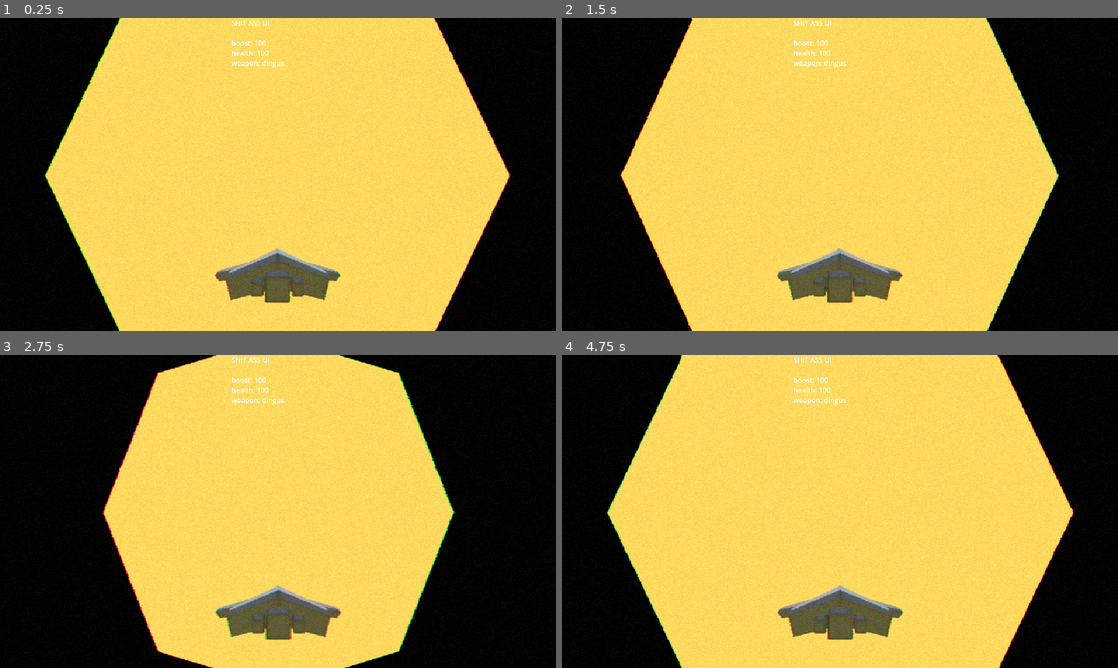
Above: before the commit, frames 1-4 (two rows, left to right).
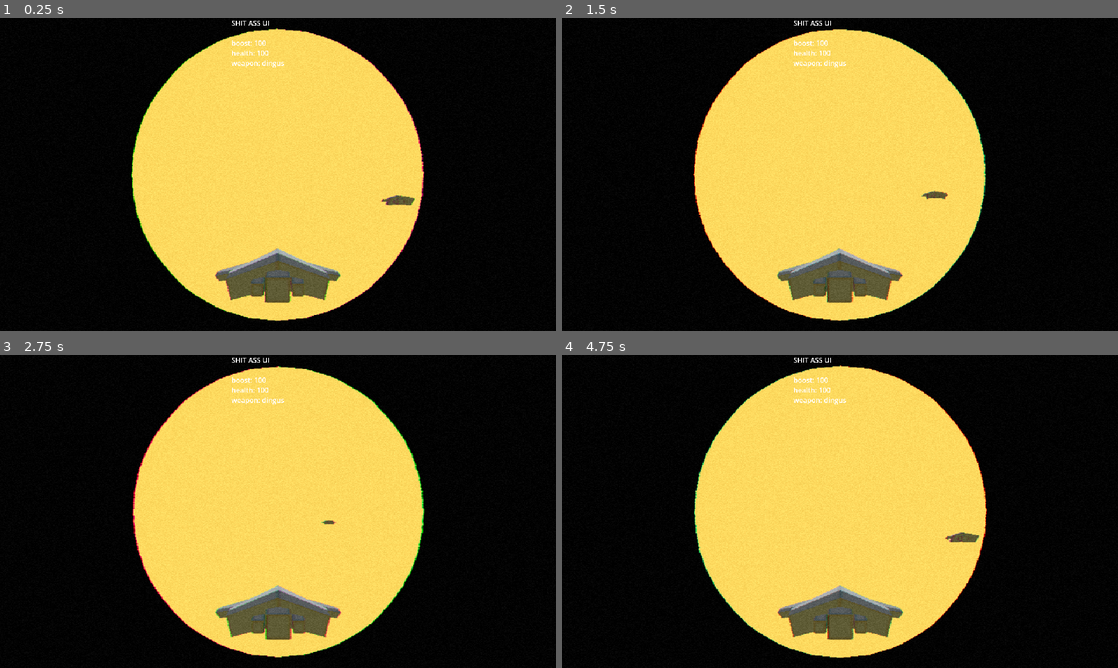
Above: after the commit, the same moments.

Repository: ToasterPanic/space-game-64
Game: Godot game, scene res://scenes/game.tscn
The game is run twice, just before and just after one commit, with the same random seed, the same clock (stepped at 60 frames per second) and the same inputs.
Inputs (mouse positions are in pixels of both pictures, inside the frame that each line leads up to):
- Up to frame 1 (0.25 s): no input
- Up to frame 2 (1.5 s): tap Enter at 0.5 s; move the mouse to (962, 158) at 0.52 s; hold D (move_right) 0.53-1.28 s; tap Alt at 0.6 s; move the mouse to (728, 190) at 1.27 s; hold S (move_backwards) from 1.28 s (still down); tap Shift at 1.35 s
- Up to frame 3 (2.75 s): move the mouse to (333, 442) at 2.02 s; release S (move_backwards) at 2.03 s; hold D (move_right) from 2.03 s (still down); tap Alt at 2.1 s
- Up to frame 4 (4.75 s): move the mouse to (812, 574) at 2.77 s; release D (move_right) at 2.78 s; hold W (move_forward) 2.78-3.53 s; tap Shift at 2.85, 4.35 s; move the mouse to (1006, 558) at 3.52 s; hold A (move_left) from 3.53 s (still down); tap Alt at 3.6 s; move the mouse to (673, 464) at 4.27 s

The runs differ from the first frame. In frame 1, 33% of the frame differs, in the area x 8-92%, y 0-100%; in frame 2, 28%; in frame 3, 14%; in frame 4, 33%.

Commit message:
Other ships test, world scale adjustments

Diff:
--- /dev/null
+++ b/scenes/enemy.tscn
@@ -0,0 +1,25 @@
+[gd_scene format=3 uid="uid://mp08hha7v1bs"]
+
+[ext_resource type="Script" uid="uid://cpp6uk6cxnlcm" path="res://scripts/ship.gd" id="1_5uy6h"]
+[ext_resource type="PackedScene" uid="uid://bsgkqnjb6ic6h" path="res://models/ship.fbx" id="2_c4w8v"]
+[ext_resource type="AudioStream" uid="uid://powqf1q618rs" path="res://sounds/boost.mp3" id="3_xwavj"]
+[ext_resource type="AudioStream" uid="uid://cgde1dap3r4d2" path="res://sounds/collision.mp3" id="4_nenq2"]
+
+[sub_resource type="SphereShape3D" id="SphereShape3D_uwrxv"]
+radius = 5.0
+
+[node name="Enemy" type="RigidBody3D" unique_id=1828576788]
+linear_damp = 4.0
+angular_damp = 16.832
+script = ExtResource("1_5uy6h")
+
+[node name="ship" parent="." unique_id=2080348093 instance=ExtResource("2_c4w8v")]
+
+[node name="CollisionShape3D" type="CollisionShape3D" parent="." unique_id=1285681210]
+shape = SubResource("SphereShape3D_uwrxv")
+
+[node name="Boost" type="AudioStreamPlayer" parent="." unique_id=1924417130]
+stream = ExtResource("3_xwavj")
+
+[node name="Collision" type="AudioStreamPlayer" parent="." unique_id=611897558]
+stream = ExtResource("4_nenq2")
--- a/scenes/game.tscn
+++ b/scenes/game.tscn
@@ -9,6 +9,7 @@
 [ext_resource type="AudioStream" uid="uid://powqf1q618rs" path="res://sounds/boost.mp3" id="5_gee14"]
 [ext_resource type="AudioStream" uid="uid://bvo24lokvih1e" path="res://sounds/boost_finish.mp3" id="6_0tnpc"]
 [ext_resource type="AudioStream" uid="uid://cgde1dap3r4d2" path="res://sounds/collision.mp3" id="7_vtaks"]
+[ext_resource type="PackedScene" uid="uid://mp08hha7v1bs" path="res://scenes/enemy.tscn" id="9_vtaks"]
 
 [sub_resource type="Environment" id="Environment_uwrxv"]
 background_mode = 1
@@ -49,7 +50,7 @@
 environment = SubResource("Environment_uwrxv")
 
 [node name="Player" type="RigidBody3D" parent="." unique_id=698545354]
-transform = Transform3D(1, 0, 0, 0, 1, 0, 0, 0, 1, 0, 0, 4913)
+transform = Transform3D(1, 0, 0, 0, 1, 0, 0, 0, 1, 0, 0, 24000)
 linear_damp = 4.0
 angular_damp = 16.832
 script = ExtResource("3_0tnpc")
@@ -62,7 +63,7 @@
 [node name="Camera" type="Camera3D" parent="Player" unique_id=1916892619]
 transform = Transform3D(1, 0, 0, 0, 1, 0, 0, 0, 1, 0, 8, 12)
 fov = 90.0
-far = 999999.0
+far = 1000000.0
 
 [node name="ship" parent="Player" unique_id=2080348093 instance=ExtResource("4_iywne")]
 
@@ -78,11 +79,18 @@
 [node name="Collision" type="AudioStreamPlayer" parent="Player" unique_id=733125420]
 stream = ExtResource("7_vtaks")
 
-[node name="CSGSphere3D" type="CSGSphere3D" parent="." unique_id=1492795932]
-transform = Transform3D(64, 0, 0, 0, 64, 0, 0, 0, 64, 0, 0, 0)
+[node name="Enemy" parent="." unique_id=1828576788 instance=ExtResource("9_vtaks")]
+transform = Transform3D(1, 0, 0, 0, 1, 0, 0, 0, 1, 32, 0, 23969)
+
+[node name="Sun" type="CSGSphere3D" parent="." unique_id=1492795932]
+transform = Transform3D(256, 0, 0, 0, 256, 0, 0, 0, 256, 0, 0, 0)
 use_collision = true
 radius = 64.0
+radial_segments = 32
+rings = 32
 material = SubResource("StandardMaterial3D_lnu2h")
+
+[node name="Sprite3D" type="Sprite3D" parent="Sun" unique_id=253360212]
 
 [node name="CanvasLayer" type="CanvasLayer" parent="." unique_id=798378190]
 
--- /dev/null
+++ b/scripts/enemy_ship.gd
@@ -0,0 +1,11 @@
+extends "res://scripts/ship_player.gd"
+
+
+# Called when the node enters the scene tree for the first time.
+func _ready() -> void:
+	pass # Replace with function body.
+
+
+# Called every frame. 'delta' is the elapsed time since the previous frame.
+func _process(delta: float) -> void:
+	pass
--- a/scripts/ship.gd
+++ b/scripts/ship.gd
@@ -1,6 +1,6 @@
 extends RigidBody3D
 
-var speed = 512
+var speed = 64
 var boost_speed_multiplier = 2
 
 var controller_camera_sensitivity = 2.2
@@ -12,10 +12,6 @@
 var boosting_last_process = false
 
 func _physics_process(delta: float) -> void:
-	var input_dir := Input.get_vector("ship_left", "ship_right", "move_forward", "move_backwards")
-	move_x = input_dir.x
-	move_y = input_dir.y
-
 	if boosting:
 		move_y = -1
 
--- /dev/null
+++ b/shaders/sun_flare.gdshader
@@ -0,0 +1,100 @@
+shader_type spatial;
+// lens flare shader
+// Attach this to a MeshInstance3D at the position of your light source.
+// Mesh can be a default QuadMesh. The thing you'll most likely want to change is the size.
+// The shader orients towards the camera.
+// It disables depth test so it can render in front of opaque materials.
+// But then it does its own sample on the depth texture so it's obscured by the position of the light.
+// It does three samples along a horizontal line under an assumption the camera is mostly moving horizontally.
+// That could be changed to something else if that assumption is wrong.
+// More samples will make the fade-in-out smoother at the expense of performance.
+render_mode blend_add, unshaded, depth_test_disabled, depth_draw_never;
+
+/** depth offset towards camera when testing for whether light is obscured
+ if light flare is positioned in the centre of an opaque light mesh, we need to
+ offset enough that it isn't obscured by that light mesh itself */
+uniform float depth_offset = 0.1;
+
+//** offset in world space that will be used for multiple depth offsets */
+uniform float sample_offset = 0.1;
+
+/* flare size spread in screen-space,
+ will be added on top of size of mesh, but doesn't scale with distance from camera */
+uniform vec2 flare_spread = vec2(0.3, 0.3);
+
+/* distance in metres flare starts to fade out from being too far */
+uniform float distance_fade_start = 20.0;
+
+/* distance in metres flare should be completely faded out */
+uniform float distance_fade_end = 80.0;
+
+/* distance in metres flare starts to fade out from being too near */
+uniform float near_fade_start = 0.3;
+
+/* distance in metres flare should be completely faded out */
+uniform float near_fade_end = 0.1;
+
+/* multiply screen position, useful for secondary flares that extend away from the light position */
+uniform float screen_mult = 1.0;
+
+uniform sampler2D display_texture: repeat_disable, source_color;
+
+// samples depth texture to test for whether light is obscured
+uniform sampler2D depth_texture:hint_depth_texture;
+
+// how much of the depth tests are visible
+varying float v_visible_count;
+
+// gets depth from depth texture and converts it to linear value
+float test_depth(vec2 uv, float p2w, float p3w) {
+	float sampled_depth = texture(depth_texture, uv).r;
+	float linear_depth = 1.0 / (sampled_depth * p2w + p3w);
+	return linear_depth;
+}
+
+void vertex() {
+	vec3 view_pos = (MODELVIEW_MATRIX * vec4(0.0, 0.0, 0.0, 1.0)).xyz;
+
+	// get position to sample depth
+	vec4 clip_pos = PROJECTION_MATRIX * vec4(view_pos, 1.0);
+	vec3 ndc = clip_pos.xyz / clip_pos.w;
+	vec2 screen_uv = ndc.xy * 0.5 + 0.5;
+
+	vec4 sample_pos = PROJECTION_MATRIX * vec4(view_pos + vec3(sample_offset, 0.0, 0.0), 1.0);
+	float l_sample_offset = length(ndc - sample_pos.xyz / clip_pos.w);
+
+	// samples depth texture to decide if light is obscured
+	// assumes horizontal direction is most important
+	// you could add vertical if that assumption is false
+	float centre_depth = test_depth(screen_uv.xy, INV_PROJECTION_MATRIX[2].w, INV_PROJECTION_MATRIX[3].w);
+	float left_depth = test_depth(screen_uv.xy - vec2(l_sample_offset, 0.0), INV_PROJECTION_MATRIX[2].w, INV_PROJECTION_MATRIX[3].w);
+	float right_depth = test_depth(screen_uv.xy + vec2(l_sample_offset, 0.0), INV_PROJECTION_MATRIX[2].w, INV_PROJECTION_MATRIX[3].w);
+	v_visible_count = 0.0;
+
+	// gives middle point slight more weight
+	// should add up to 1.0
+	v_visible_count += (-view_pos.z > centre_depth + depth_offset) ? 0.0: 0.4;
+	v_visible_count += (-view_pos.z > left_depth + depth_offset) ? 0.0: 0.3;
+	v_visible_count += (-view_pos.z > right_depth + depth_offset) ? 0.0: 0.3;
+
+
+	// fades out when very far or very near the camera
+	float distance_fade = smoothstep(distance_fade_end, distance_fade_start, -view_pos.z);
+	float near_fade = smoothstep(near_fade_end, near_fade_start, -view_pos.z);
+
+	v_visible_count *= distance_fade * near_fade;
+
+	// prevents the flare spread from being changed by size of viewport
+	// matches height of s
+	float aspect_ratio = VIEWPORT_SIZE.x / VIEWPORT_SIZE.y;
+
+	vec4 screen_offset = vec4(flare_spread * VERTEX.xy * clip_pos.w * vec2(1.0 / aspect_ratio, -1.0), 0.0, 0.0);
+
+	// gets screen position for vertex that faces camera, adds screen_offset and multiplies
+	POSITION = (PROJECTION_MATRIX * vec4(view_pos + VERTEX, 1.0) + screen_offset) * vec4(screen_mult, screen_mult, 1.0, 1.0);
+}
+
+
+void fragment() {
+	ALBEDO = texture(display_texture, UV).rgb * v_visible_count;
+}
Not shown, changed: export_presets.cfg
Not shown, added: scripts/enemy_ship.gd.uid
Not shown, added: shaders/sun_flare.gdshader.uid
